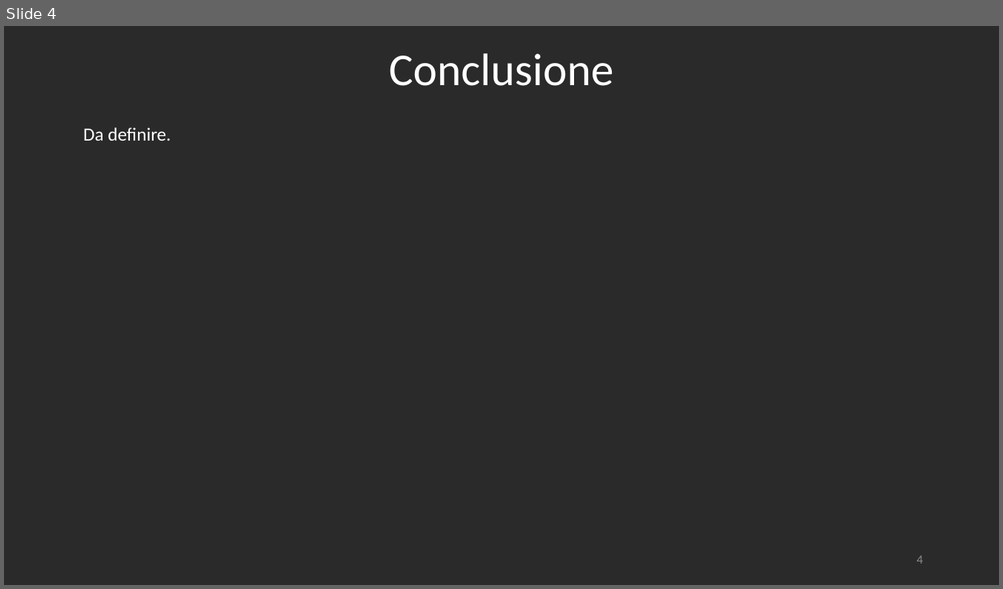
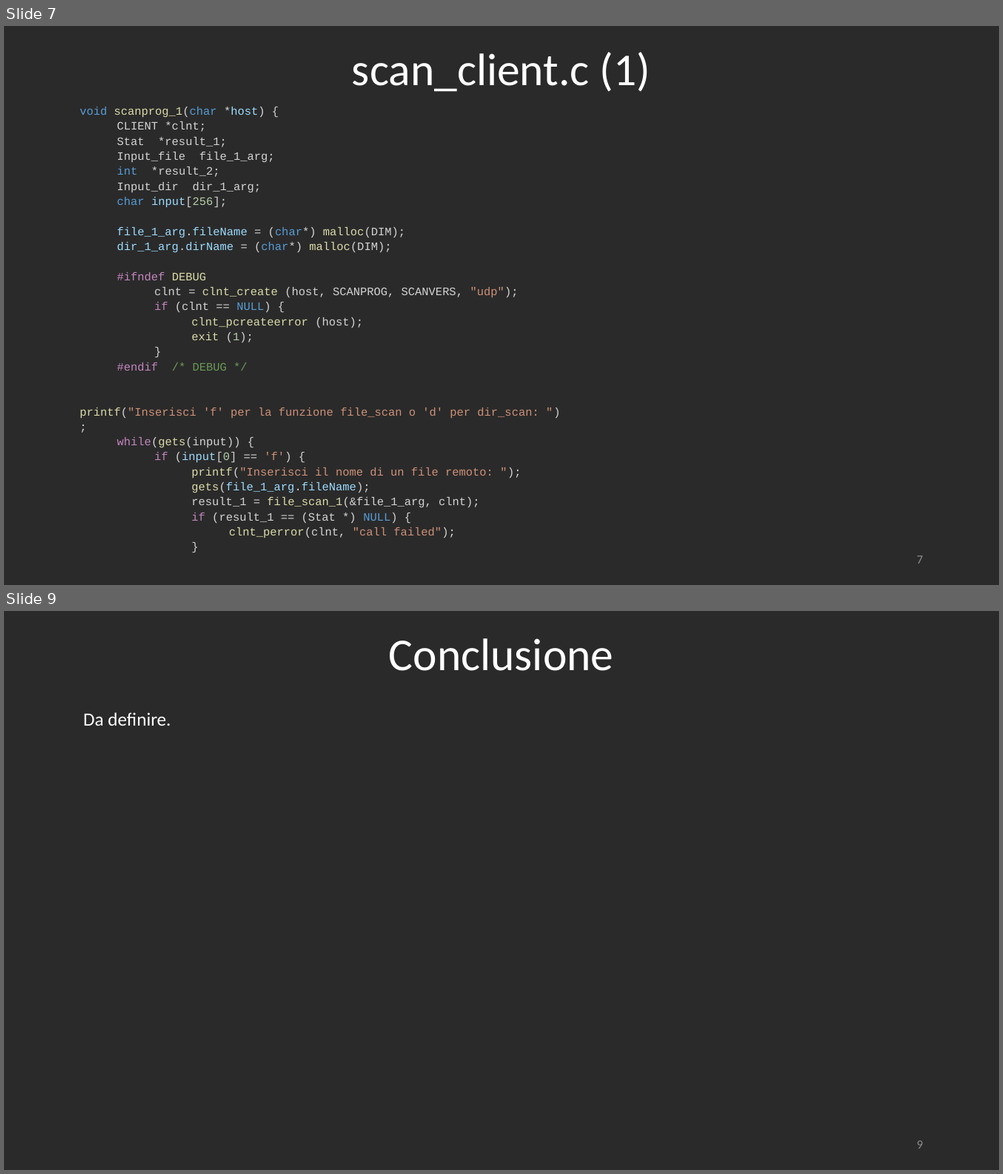
Before and after one commit to RetiCalc-Unibo/progetto8, a slide deck: Presentazione.pptx. Shown one above the other, each under a label of ours: slide 4 before the commit, slides 7 and 9 after it; the slides between them are not shown. The pictures are 1003x589 and 1003x1174 pixels, drawn with LibreOffice and Linux fonts; fonts in the diff are those of the drawing. Boxes give left, top, right and bottom in pixels: in the first picture for what was removed or moved away, otherwise in the second. Text is boxed around its words. In the diff, an @@ line names an element or a change of style, - is before the commit and + after.

```diff
--- a/Presentazione.pptx
+++ b/Presentazione.pptx
@@ slide 7 added at <box>4,26,999,585</box>, background #2A2A2A @@
@@ title added at <box>352,52,651,92</box>, 44 pt, text #FFFFFF @@
+scan_client.c (1)
@@ text added at <box>79,107,538,538</box>, 11 pt, text #D4D4D4 @@
+void scanprog_1(char *host) {
+CLIENT *clnt;
+Stat *result_1;
+Input_file file_1_arg;
+int *result_2;
+Input_dir dir_1_arg;
+char input[256];
+file_1_arg.fileName = (char*) malloc(DIM);
+dir_1_arg.dirName = (char*) malloc(DIM);
+#ifndef DEBUG
+clnt = clnt_create (host, SCANPROG, SCANVERS, "udp");
+if (clnt == NULL) {
+clnt_pcreateerror (host);
+exit (1);
+}
+#endif /* DEBUG */
+printf("Inserisci 'f' per la funzione file_scan o 'd' per dir_scan: ");
+while(gets(input)) {
+if (input[0] == 'f') {
+printf("Inserisci il nome di un file remoto: ");
+gets(file_1_arg.fileName);
+result_1 = file_scan_1(&file_1_arg, clnt);
+if (result_1 == (Stat *) NULL) {
+clnt_perror(clnt, "call failed");
+}
@@ page number added at <box>916,556,922,564</box>, 12 pt, text #8C8C8C @@
+7
@@ what was slide 4 is now slide 9 @@
@@ page number at <box>916,1141,922,1149</box>: text changed @@
-4
+9
```
Also in this commit, not shown: 5 other slides added, 1 slide removed, 1 other file.
